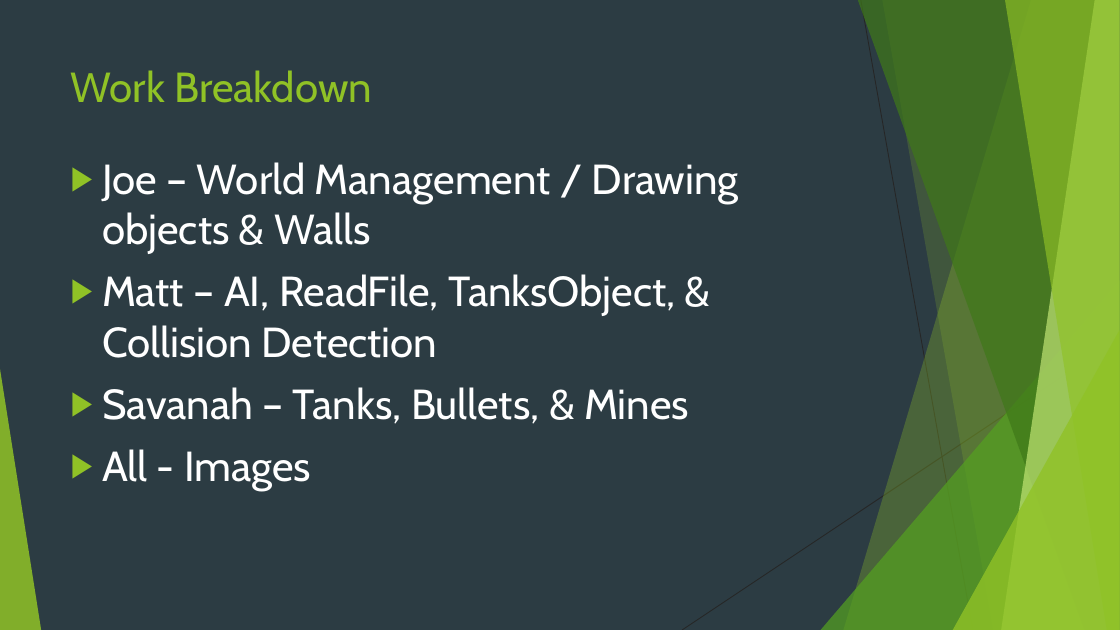
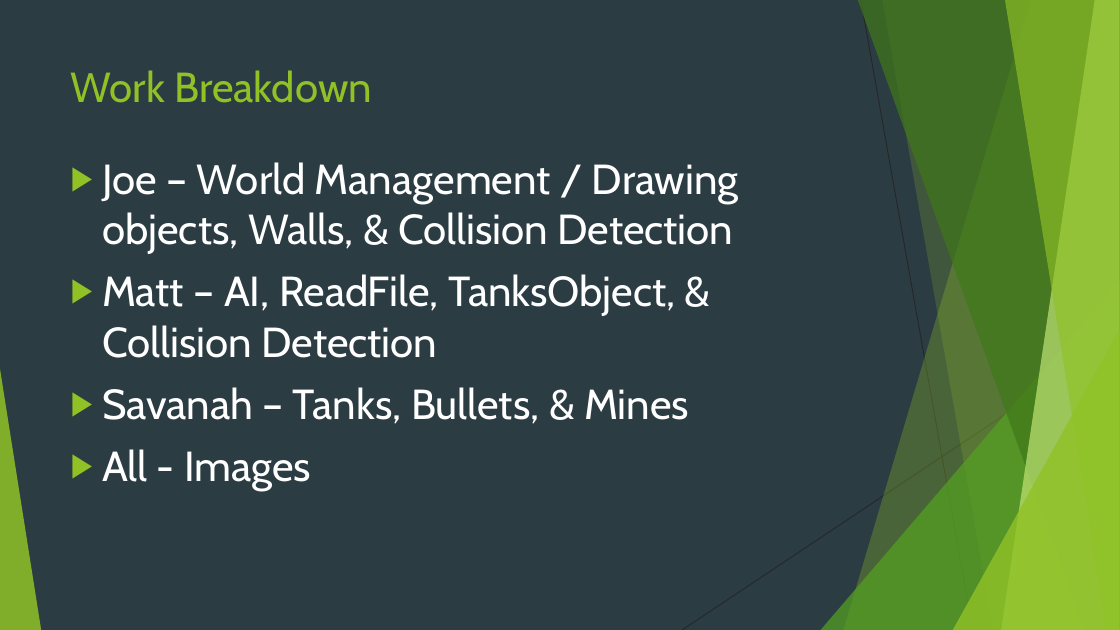
Before and after one commit to goldsteinmt/Tanks, a slide deck: slide 5 of FinalPresentation.pptx. Drawn at 1120x630 pixels with LibreOffice and Linux fonts; fonts in the diff are those of the drawing. Boxes give left, top, right and bottom in pixels: in the first picture for what was removed or moved away, otherwise in the second. Text is boxed around its words. In the diff, an @@ line names an element or a change of style, - is before the commit and + after.

```diff
--- a/FinalPresentation.pptx
+++ b/FinalPresentation.pptx
@@ text at bbox=[102, 162, 739, 254]: text changed @@
-▶ Joe – World Management / Drawing objects & Walls
+▶ Joe – World Management / Drawing objects, Walls, & Collision Detection
```
Also in this commit, not shown: 1 other slide changed, 3 other files.
